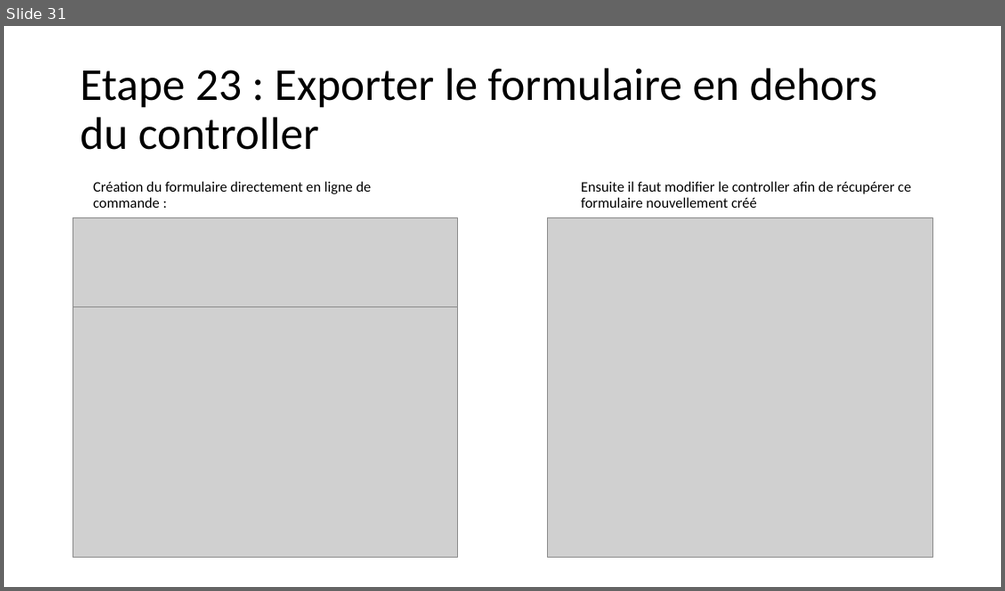
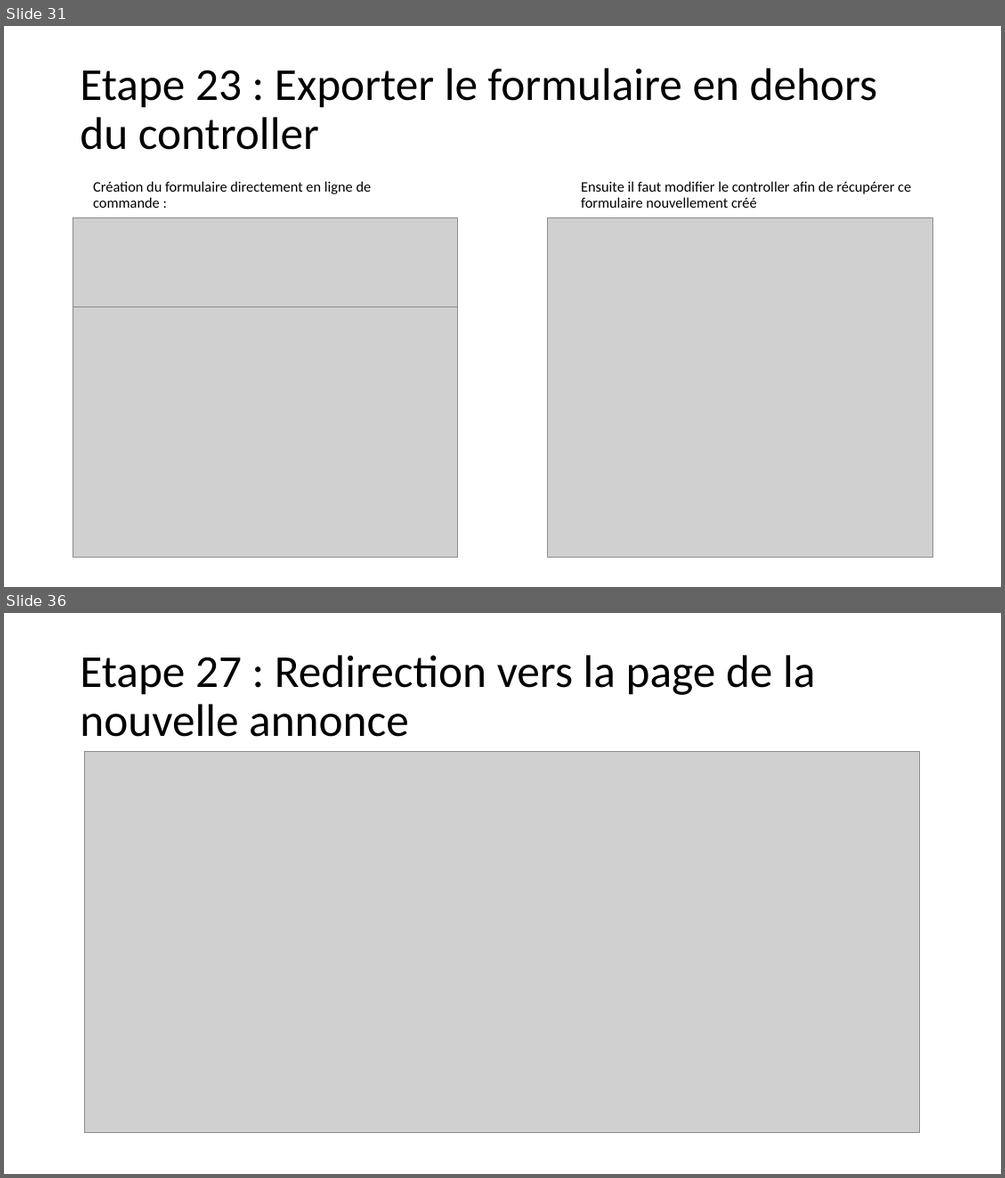
Before and after one commit to SAMTHP/TP_AFPAA, a slide deck: Apprendre symfony.pptx. Shown one above the other, each under a label of ours: slide 31 before the commit, slides 31 and 36 after it; the slides between them are not shown. The pictures are 1005x591 and 1005x1178 pixels, drawn with LibreOffice and Linux fonts; fonts in the diff are those of the drawing; grey boxes stand for pictures. Boxes give left, top, right and bottom in pixels: in the first picture for what was removed or moved away, otherwise in the second. Text is boxed around its words. In the diff, an @@ line names an element or a change of style, - is before the commit and + after.

```diff
--- a/Apprendre symfony.pptx
+++ b/Apprendre symfony.pptx
@@ slide 36 added at box(4, 613, 1001, 1174), background #FFFFFF @@
@@ title added at box(80, 655, 815, 737), 44 pt, text #000000 @@
+Etape 27 : Redirection vers la page de la nouvelle annonce
@@ picture added at box(84, 751, 919, 1132) @@
```
Also in this commit, not shown: 6 other slides added, 3 other files.
